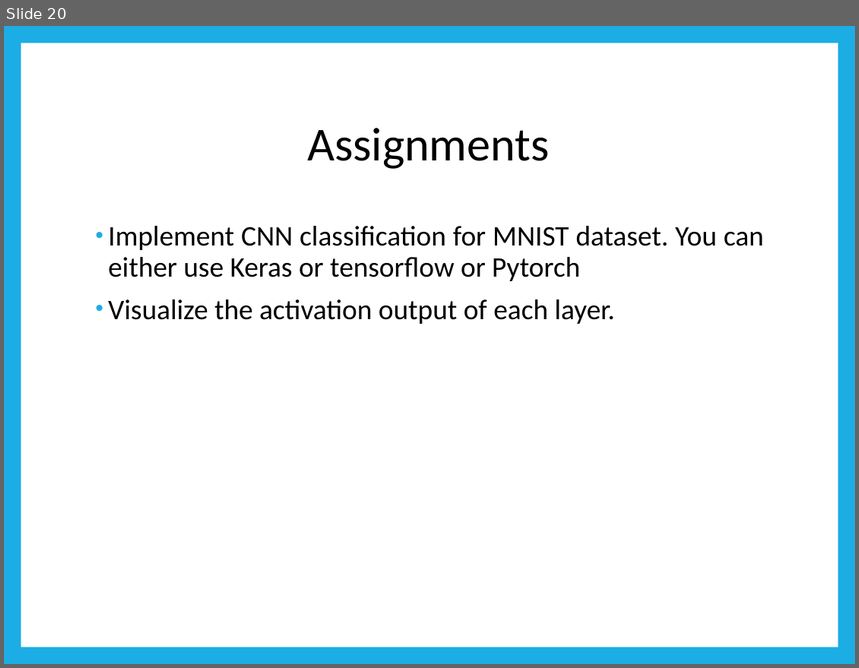
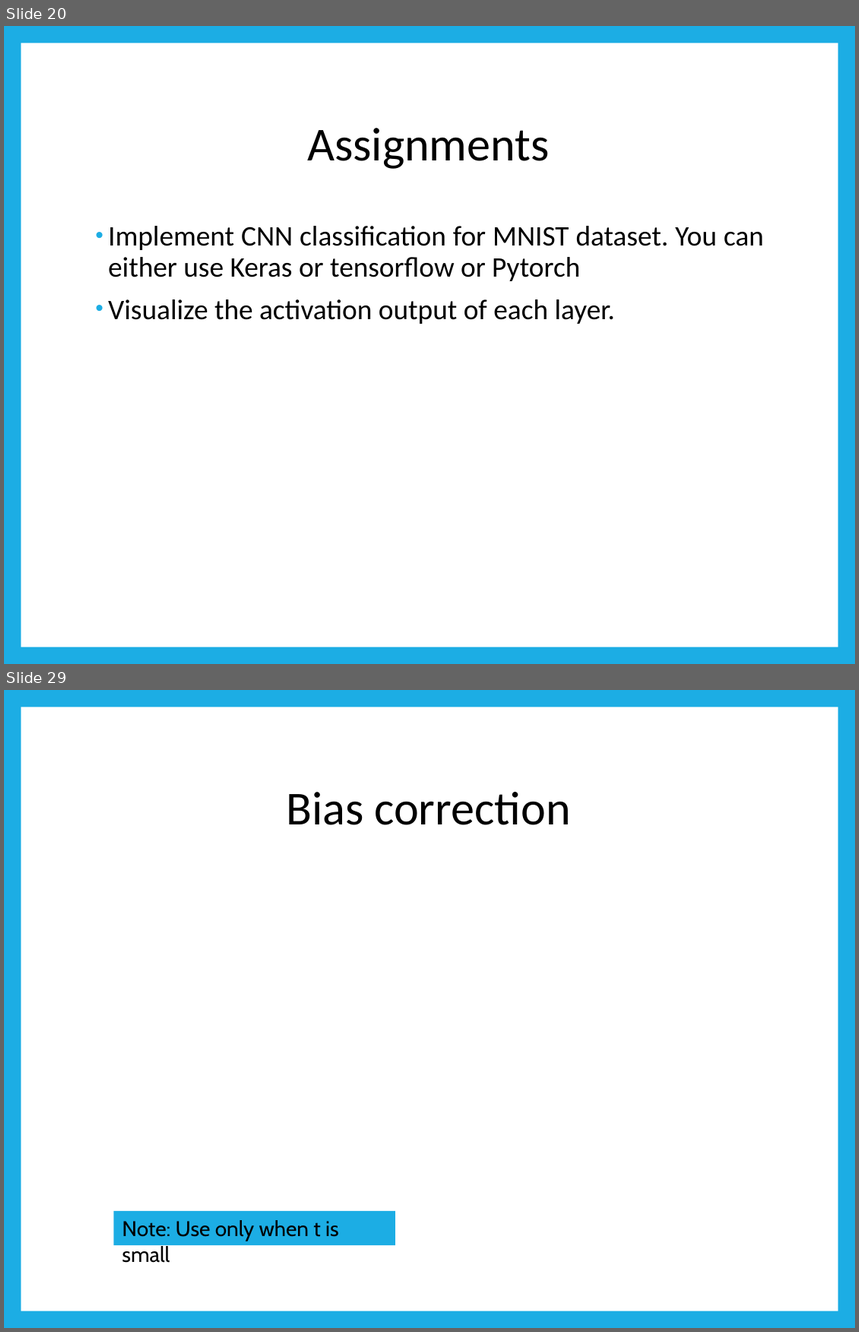
Before and after one commit to naotofukunaga/Intro-Deep-Learning, a slide deck: DeepLearning.pptx. Shown one above the other, each under a label of ours: slide 20 before the commit, slides 20 and 29 after it; the slides between them are not shown. The pictures are 859x668 and 859x1332 pixels, drawn with LibreOffice and Linux fonts; fonts in the diff are those of the drawing; grey boxes stand for pictures. Boxes give left, top, right and bottom in pixels: in the first picture for what was removed or moved away, otherwise in the second. Text is boxed around its words. In the diff, an @@ line names an element or a change of style, - is before the commit and + after.

```diff
--- a/DeepLearning.pptx
+++ b/DeepLearning.pptx
@@ slide 29 added at (4,690,855,1328), background #1CADE4; not listed: 1 template element that a slide beside it also shows @@
@@ title added at (286,792,570,825), 40 pt, text #000000 @@
+Bias correction
@@ rectangle added at (113,1211,395,1245), fill #1CADE4, 18 pt, text #000000 @@
+Note: Use only when t is small
```
Also in this commit, not shown: 9 other slides added, 1 other file.
